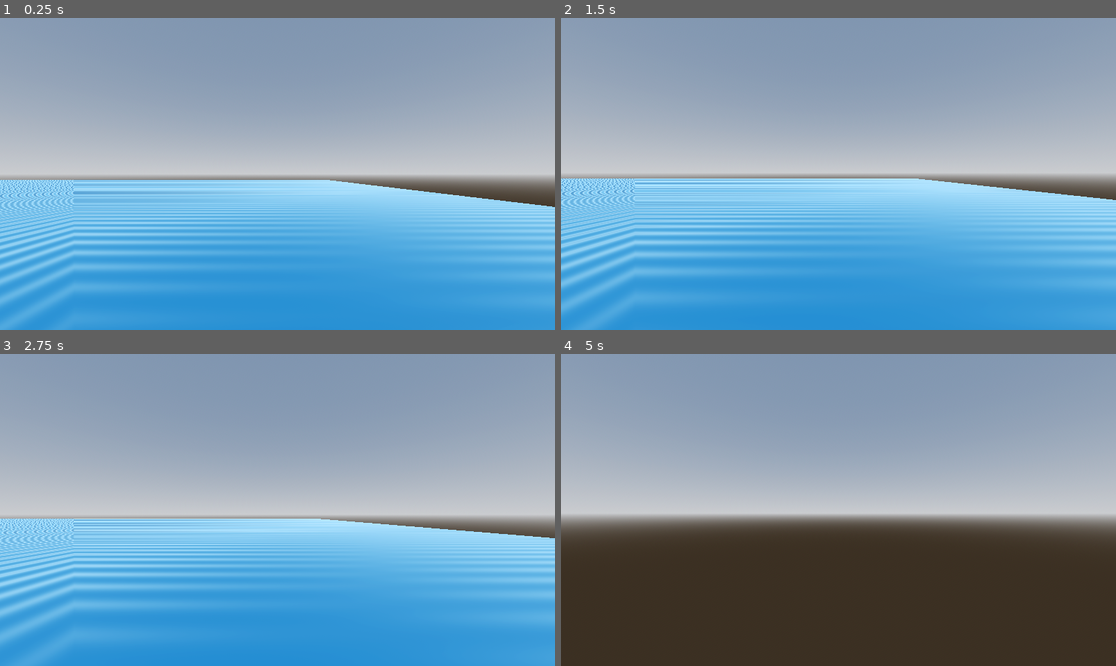
Above: before the commit, frames 1-4 (two rows, left to right).
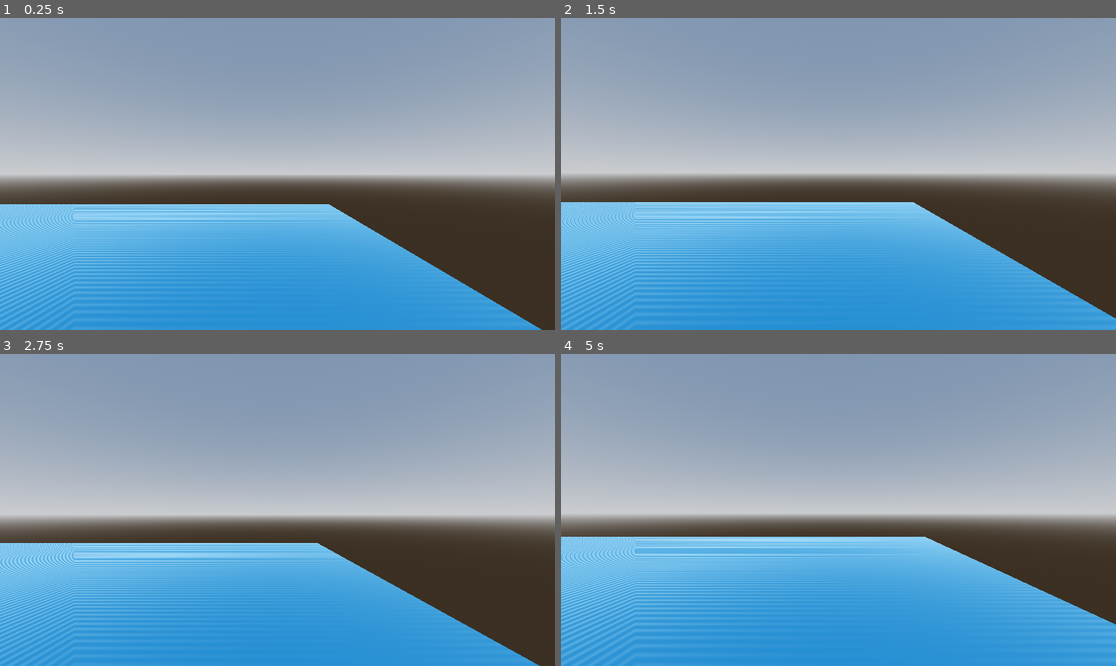
Above: after the commit, the same moments.

Repository: BoQsc/gpu-marching-cubes
Game: Godot game, scene res://node_3d.tscn
Same seed, same stepped clock (60 frames per second), same inputs: the game is played once before the commit and once after it.
Inputs (mouse positions are in pixels of both pictures, inside the frame that each line leads up to):
- Up to frame 1 (0.25 s): no input
- Up to frame 2 (1.5 s): tap Enter (ui_accept) at 0.5, 0.77 s; move the mouse to (866, 174) at 0.52 s; hold W (move_forward) from 0.53 s (still down); click (866, 174) at 0.67 s; move the mouse to (810, 174) at 1.27 s
- Up to frame 3 (2.75 s): keep holding W (move_forward); tap Enter (ui_accept) at 1.52 s; move the mouse to (288, 503) at 2.02 s
- Up to frame 4 (5 s): keep holding W (move_forward); move the mouse to (832, 516) at 2.77 s; click (832, 516) at 2.92 s; tap Enter (ui_accept) at 3.02, 3.77, 4.52 s; move the mouse to (877, 513) at 3.52 s; move the mouse to (794, 506) at 4.27 s

The runs differ from the first frame. In frame 1, 20% of the frame differs, in the area x 0-100%, y 51-100%; in frame 2, 19%; in frame 3, 21%; in frame 4, 37%, in the area x 0-100%, y 58-100%.

Commit message:
Refine terrain generation and update scene setup
Improves the get_testing_biome_height function for cleaner, walkable coastal terrain with more positive features and gentler shorelines. Updates node_3d.tscn to adjust resource ordering, set a higher character start position, and ensure water shader references are consistent.

Diff:
--- a/node_3d.tscn
+++ b/node_3d.tscn
@@ -18,9 +18,8 @@
 tonemap_mode = 2
 glow_enabled = true
 
-[sub_resource type="CapsuleShape3D" id="CapsuleShape3D_noarx"]
-
-[sub_resource type="CapsuleMesh" id="CapsuleMesh_noarx"]
+[sub_resource type="PlaneMesh" id="PlaneMesh_water"]
+size = Vector2(20000, 20000)
 
 [sub_resource type="ShaderMaterial" id="ShaderMaterial_water"]
 render_priority = 0
@@ -33,8 +32,9 @@
 shader_parameter/noise_scale = 10.0
 shader_parameter/height_scale = 0.15
 
-[sub_resource type="PlaneMesh" id="PlaneMesh_water"]
-size = Vector2(20000, 20000)
+[sub_resource type="CapsuleShape3D" id="CapsuleShape3D_noarx"]
+
+[sub_resource type="CapsuleMesh" id="CapsuleMesh_noarx"]
 
 [node name="Node3D" type="Node3D"]
 
@@ -57,7 +57,7 @@
 [node name="CharacterBody3D" type="CharacterBody3D" parent="."]
 transform = Transform3D(1, 0, 0, 0, 1, 0, 0, 0, 1, 0, 57.57989, 0)
 script = ExtResource("1_a202f")
-start_position = Vector3(9000, 130, 0)
+start_position = Vector3(9000, 600, 0)
 
 [node name="CollisionShape3D" type="CollisionShape3D" parent="CharacterBody3D"]
 shape = SubResource("CapsuleShape3D_noarx")
Not shown, changed: gen_density.glsl
Not shown: 1 places in node_3d.tscn that only renumber resources
